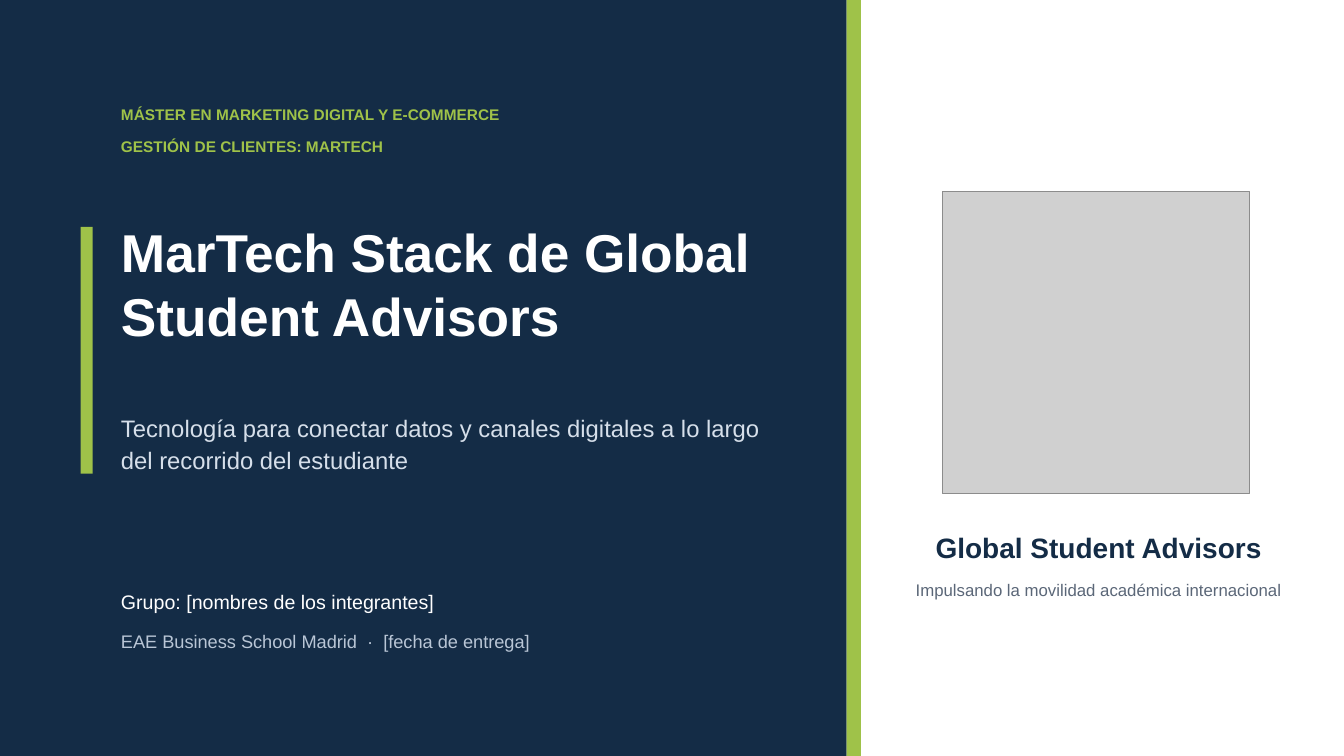
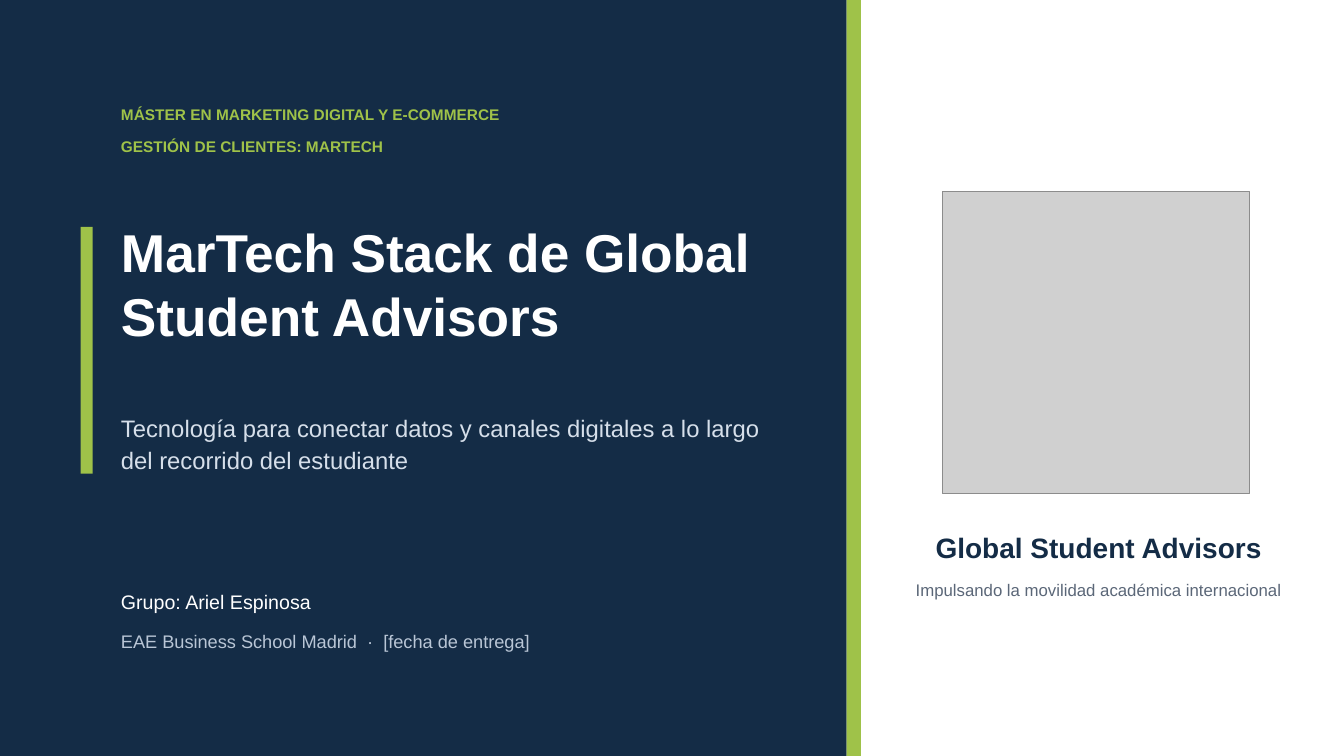
Before and after one commit to infogsadvisorsec-dev/global, a slide deck: slide 1 of entrega/MarTech_Stack_GSA.pptx. Drawn at 1344x756 pixels with LibreOffice and Linux fonts; fonts in the diff are those of the drawing; grey boxes stand for pictures. Boxes give left, top, right and bottom in pixels: in the first picture for what was removed or moved away, otherwise in the second. Text is boxed around its words. In the diff, an @@ line names an element or a change of style, - is before the commit and + after.

```diff
--- a/entrega/MarTech_Stack_GSA.pptx
+++ b/entrega/MarTech_Stack_GSA.pptx
@@ text at (121, 594, 311, 613): text changed @@
-Grupo: [nombres de los integrantes]
+Grupo: Ariel Espinosa
```
Also in this commit, not shown: 2 other files.
